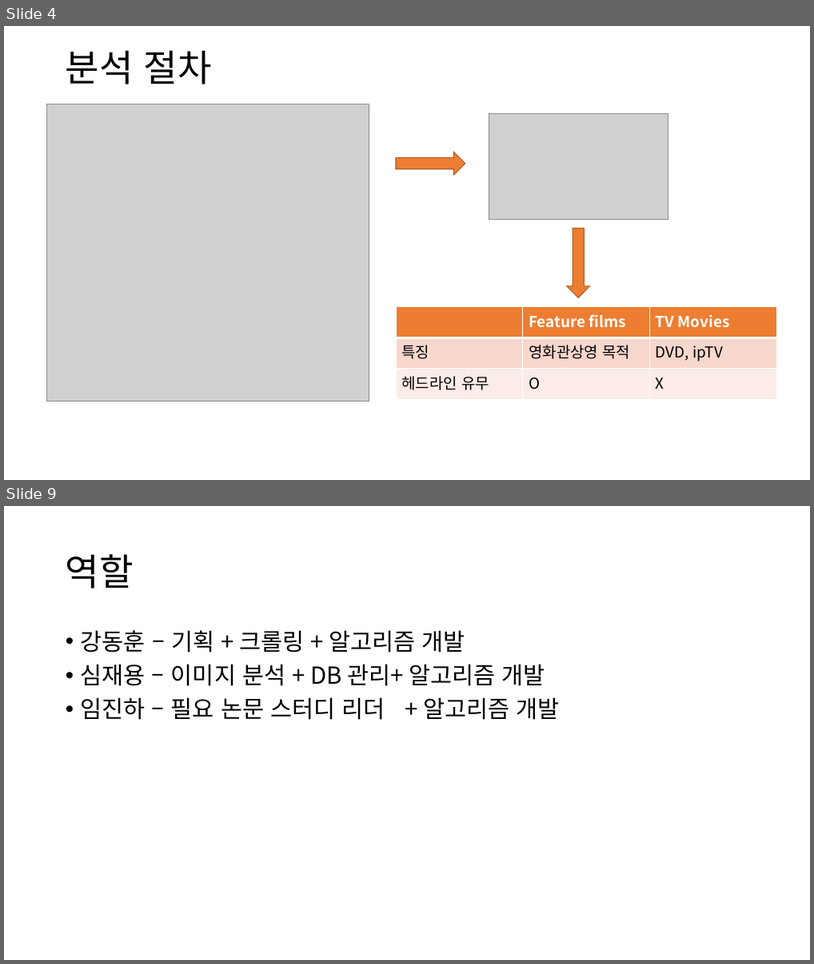
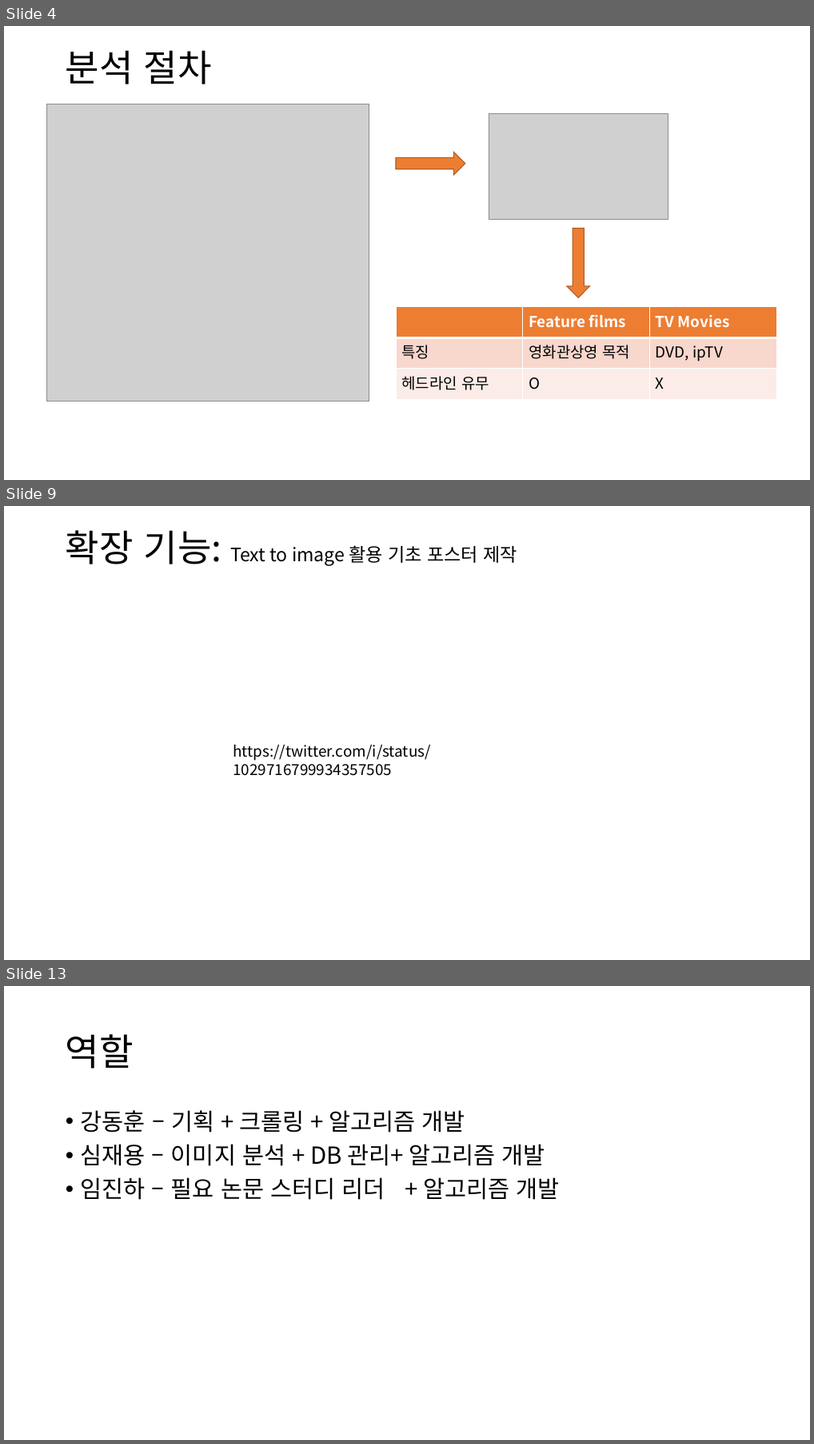
Before and after one commit to DHK810/AIcopywriter, a slide deck: aicopywriter프로젝트진행절차.pptx. Shown one above the other, each under a label of ours: slides 4 and 9 before the commit, slides 4, 9 and 13 after it; the slides between them are not shown. The pictures are 814x964 and 814x1444 pixels, drawn with LibreOffice and Linux fonts; fonts in the diff are those of the drawing; grey boxes stand for pictures. Boxes give left, top, right and bottom in pixels: in the first picture for what was removed or moved away, otherwise in the second. Text is boxed around its words. In the diff, an @@ line names an element or a change of style, - is before the commit and + after.

```diff
--- a/aicopywriter프로젝트진행절차.pptx
+++ b/aicopywriter프로젝트진행절차.pptx
@@ slide 9 added at bbox=[4, 506, 810, 960], background #FFFFFF @@
@@ title added at bbox=[66, 530, 517, 566], 22 pt, text #000000 @@
+확장 기능: Text to image 활용 기초 포스터 제작
@@ text added at bbox=[233, 744, 431, 776], 18 pt, text #000000 @@
+https://twitter.com/i/status/1029716799934357505
@@ what was slide 9 is now slide 13 @@
```
Also in this commit, not shown: 6 slides changed, 3 other slides added, 1 other file.
